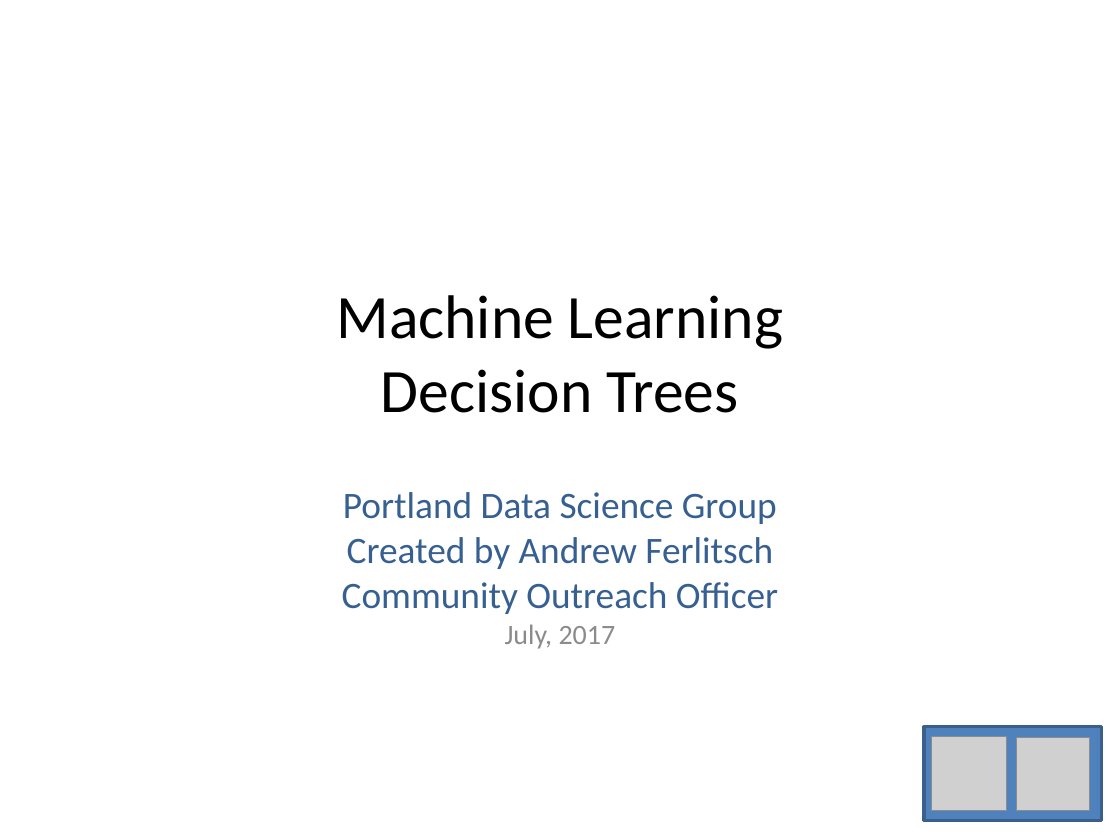
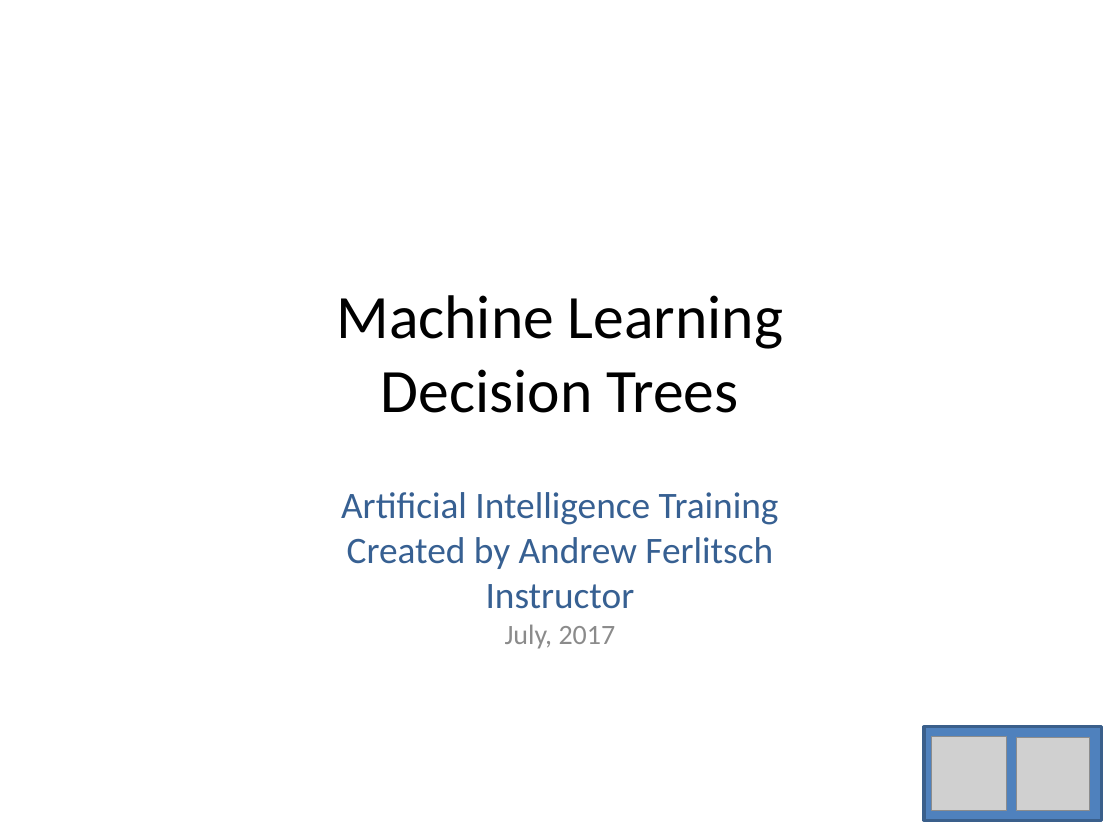
Before and after one commit to andrewferlitsch/Portland-Data-Science-Group, a slide deck: slide 1 of Presentations/ML Decision Trees.pptx. Drawn at 1120x840 pixels with LibreOffice and Linux fonts; fonts in the diff are those of the drawing; grey boxes stand for pictures. Boxes give left, top, right and bottom in pixels: in the first picture for what was removed or moved away, otherwise in the second. Text is boxed around its words. In the diff, an @@ line names an element or a change of style, - is before the commit and + after.

```diff
--- a/Presentations/ML Decision Trees.pptx
+++ b/Presentations/ML Decision Trees.pptx
@@ subtitle at <box>341,492,779,649</box>: text changed @@
-Portland Data Science Group
-Created by Andrew Ferlitsch
-Community Outreach Officer
-July, 2017
+Artificial Intelligence Training
+Created by Andrew Ferlitsch
+Instructor
+July, 2017
```
Also in this commit, not shown: 9 other files.
